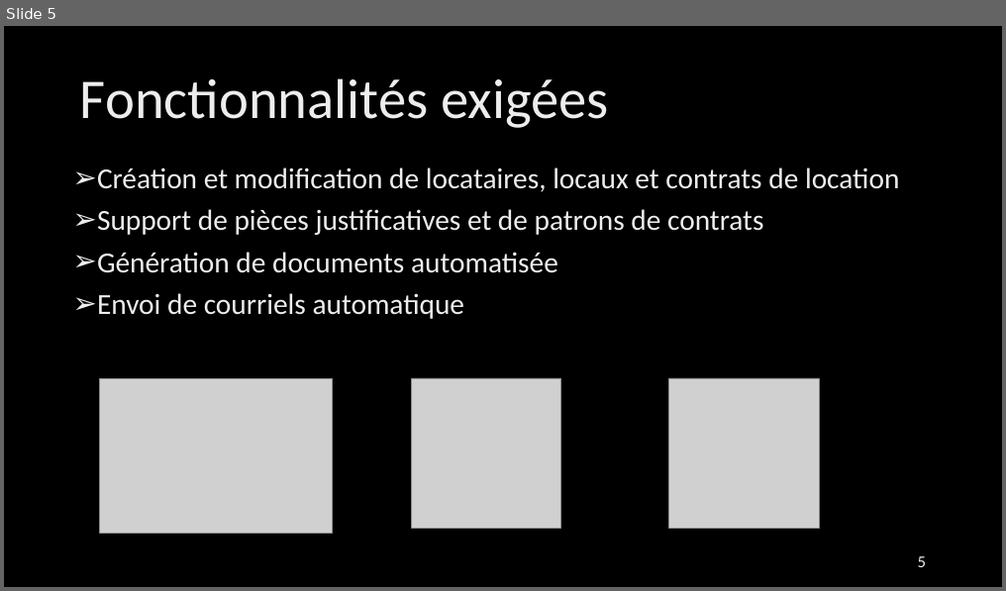
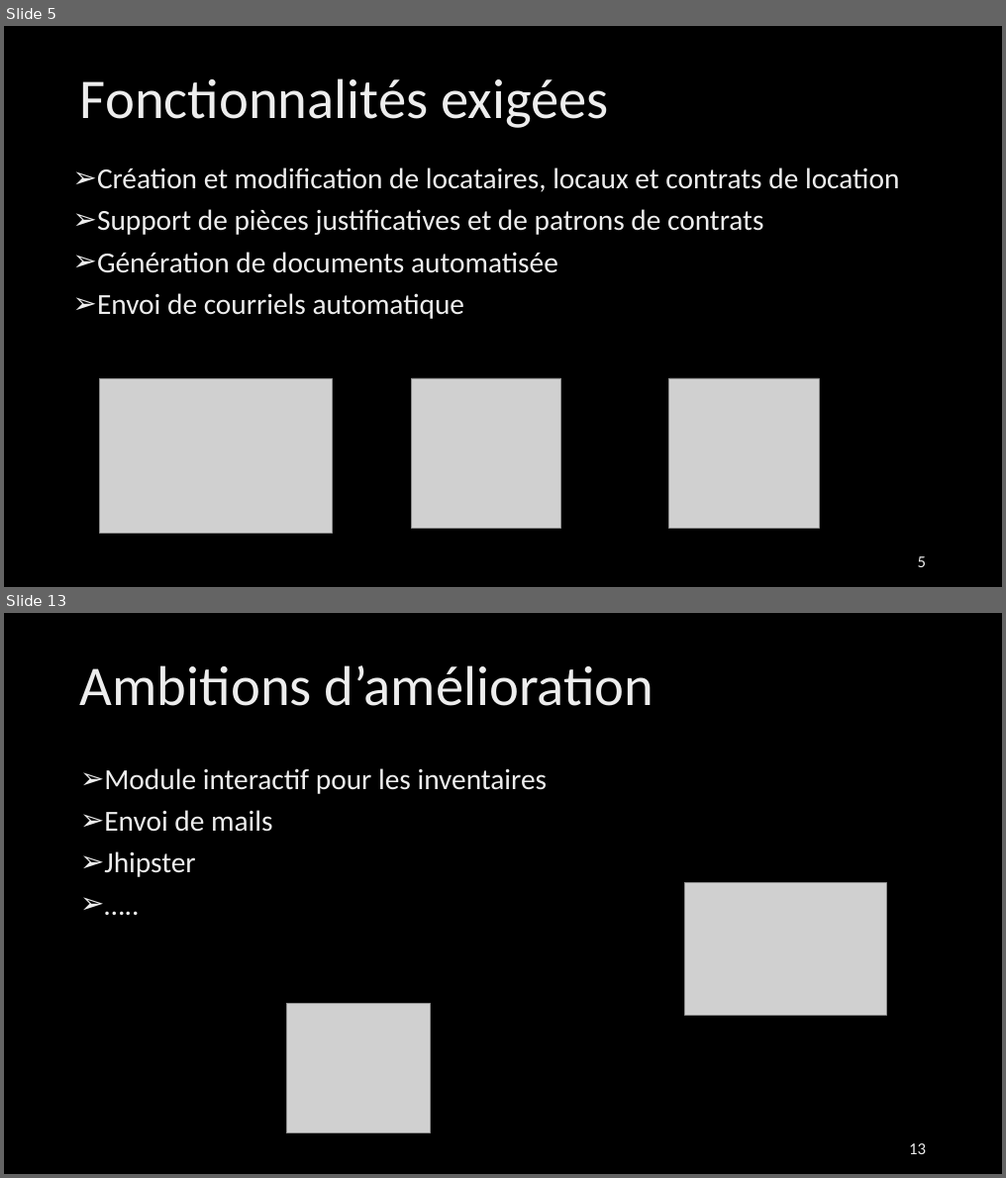
Before and after one commit to cldif/REAM, a slide deck: documents/french presentation.pptx. Shown one above the other, each under a label of ours: slide 5 before the commit, slides 5 and 13 after it; the slides between them are not shown. The pictures are 1006x591 and 1006x1178 pixels, drawn with LibreOffice and Linux fonts; fonts in the diff are those of the drawing; grey boxes stand for pictures; background and template pictures are left out. Boxes give left, top, right and bottom in pixels: in the first picture for what was removed or moved away, otherwise in the second. Text is boxed around its words. In the diff, an @@ line names an element or a change of style, - is before the commit and + after.

```diff
--- a/documents/french presentation.pptx
+++ b/documents/french presentation.pptx
@@ slide 13 added at (x1=4, y1=613, x2=1002, y2=1174), background picture (left out) @@
@@ title added at (x1=80, y1=665, x2=654, y2=706), 54 pt, text gradient #BFBFBF to #EDEDED to #FFFFFF @@
+Ambitions d’amélioration
@@ text added at (x1=104, y1=768, x2=548, y2=877), 28 pt, text gradient #BFBFBF to #EDEDED to #FFFFFF @@
+➢ Module interactif pour les inventaires
+➢ Envoi de mails
+➢ Jhipster
+➢ …..
@@ picture added at (x1=685, y1=882, x2=887, y2=1016) @@
@@ picture added at (x1=286, y1=1004, x2=430, y2=1134) @@
@@ page number added at (x1=909, y1=1144, x2=926, y2=1155), 16 pt, text gradient #9E9E9E to #EDEDED to #FFFFFF @@
+13
```
Also in this commit, not shown: 1 slide changed, 8 other slides added.
